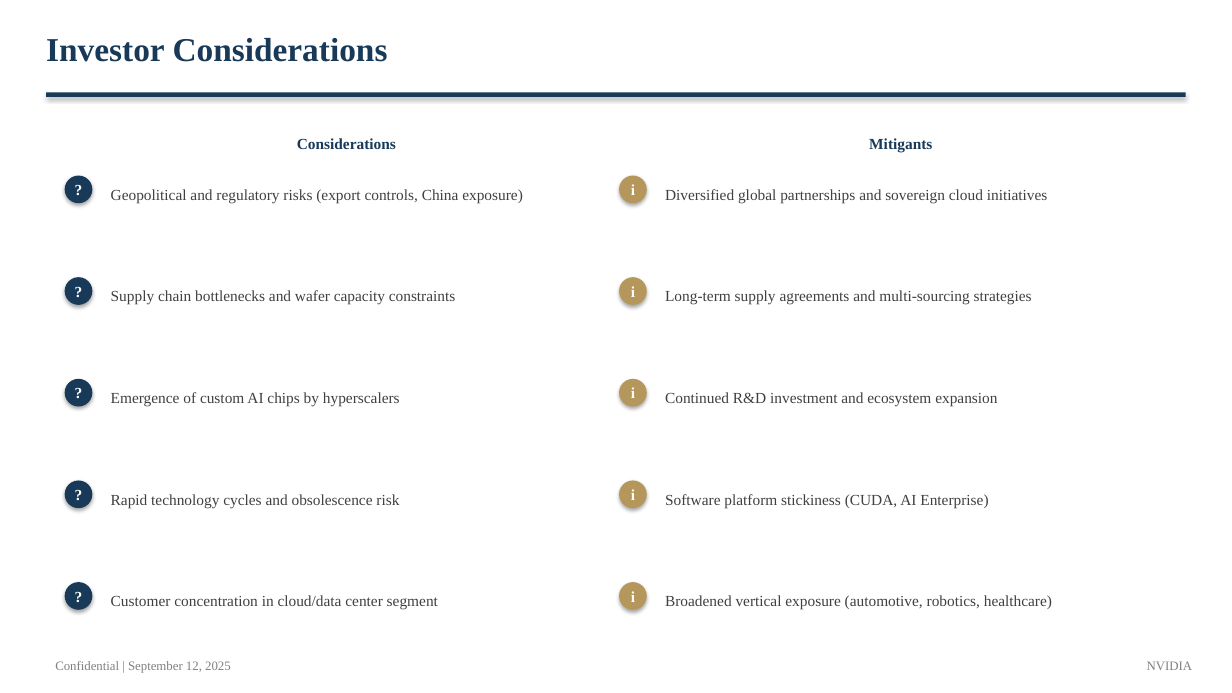
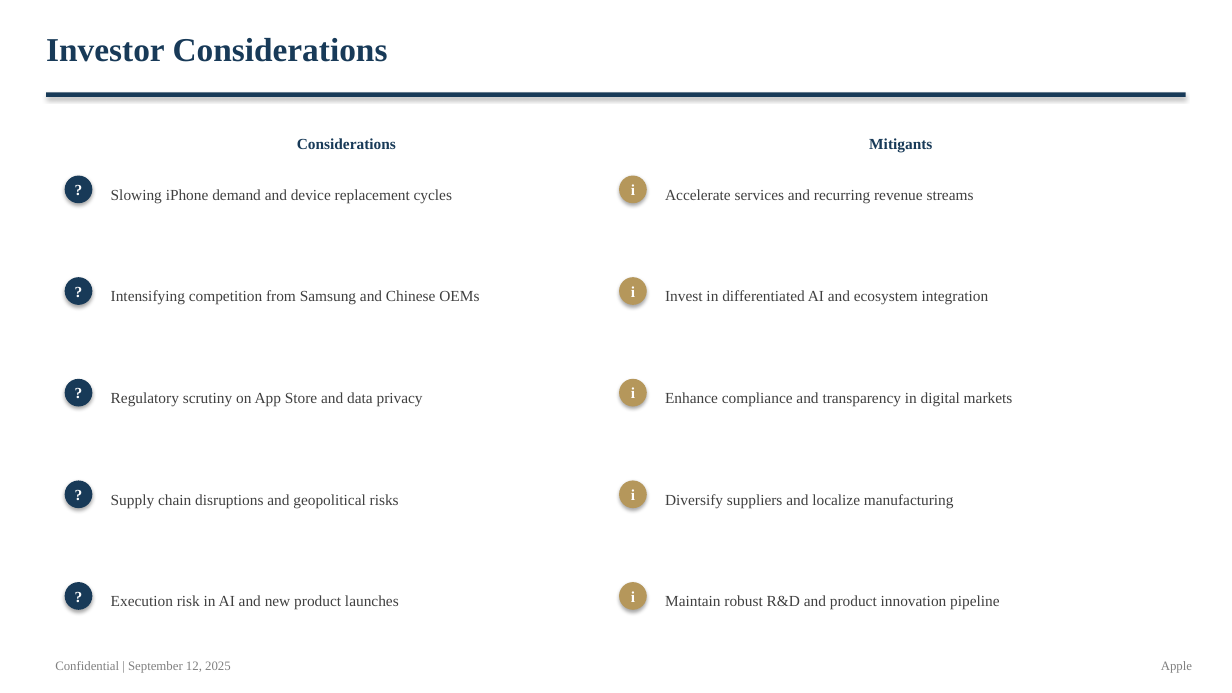
Before and after one commit to alinvb/slide_generator, a slide deck: slide 13 of output_presentation.pptx (slide 17 before the commit). Drawn at 1232x693 pixels with LibreOffice and Linux fonts; fonts in the diff are those of the drawing. Boxes give left, top, right and bottom in pixels: in the first picture for what was removed or moved away, otherwise in the second. Text is boxed around its words. In the diff, an @@ line names an element or a change of style, - is before the commit and + after.

```diff
--- a/output_presentation.pptx
+++ b/output_presentation.pptx
@@ text at [111, 189, 452, 203]: text changed @@
-Geopolitical and regulatory risks (export controls, China exposure)
+Slowing iPhone demand and device replacement cycles
@@ text at [665, 189, 974, 203]: text changed @@
-Diversified global partnerships and sovereign cloud initiatives
+Accelerate services and recurring revenue streams
@@ text at [111, 290, 479, 305]: text changed @@
-Supply chain bottlenecks and wafer capacity constraints
+Intensifying competition from Samsung and Chinese OEMs
@@ text at [665, 290, 989, 305]: text changed @@
-Long-term supply agreements and multi-sourcing strategies
+Invest in differentiated AI and ecosystem integration
@@ text at [111, 392, 423, 407]: text changed @@
-Emergence of custom AI chips by hyperscalers
+Regulatory scrutiny on App Store and data privacy
@@ text at [665, 392, 1013, 407]: text changed @@
-Continued R&D investment and ecosystem expansion
+Enhance compliance and transparency in digital markets
@@ text at [111, 494, 399, 508]: text changed @@
-Rapid technology cycles and obsolescence risk
+Supply chain disruptions and geopolitical risks
@@ text at [665, 494, 954, 508]: text changed @@
-Software platform stickiness (CUDA, AI Enterprise)
+Diversify suppliers and localize manufacturing
@@ text at [111, 595, 399, 610]: text changed @@
-Customer concentration in cloud/data center segment
+Execution risk in AI and new product launches
@@ text at [665, 595, 999, 610]: text changed @@
-Broadened vertical exposure (automotive, robotics, healthcare)
+Maintain robust R&D and product innovation pipeline
@@ text at [1161, 661, 1192, 673]: text changed @@
-NVIDIA
+Apple
```
Also in this commit, not shown: 9 other slides changed, 4 slides added, 8 slides removed, 13 other files.
